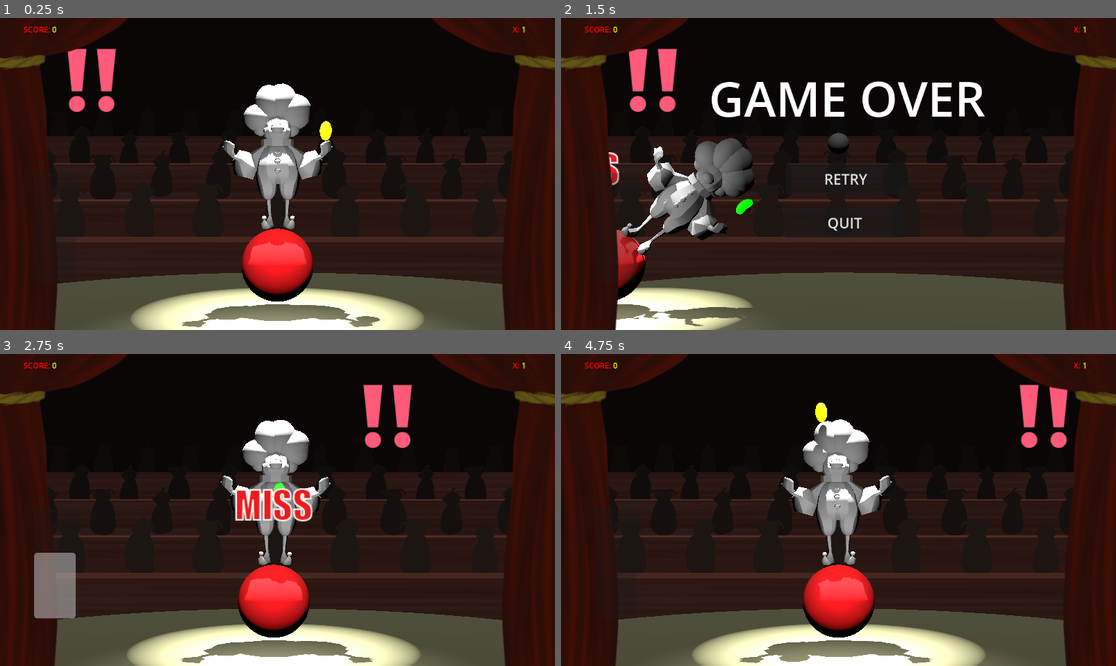
Above: before the commit, frames 1-4 (two rows, left to right).
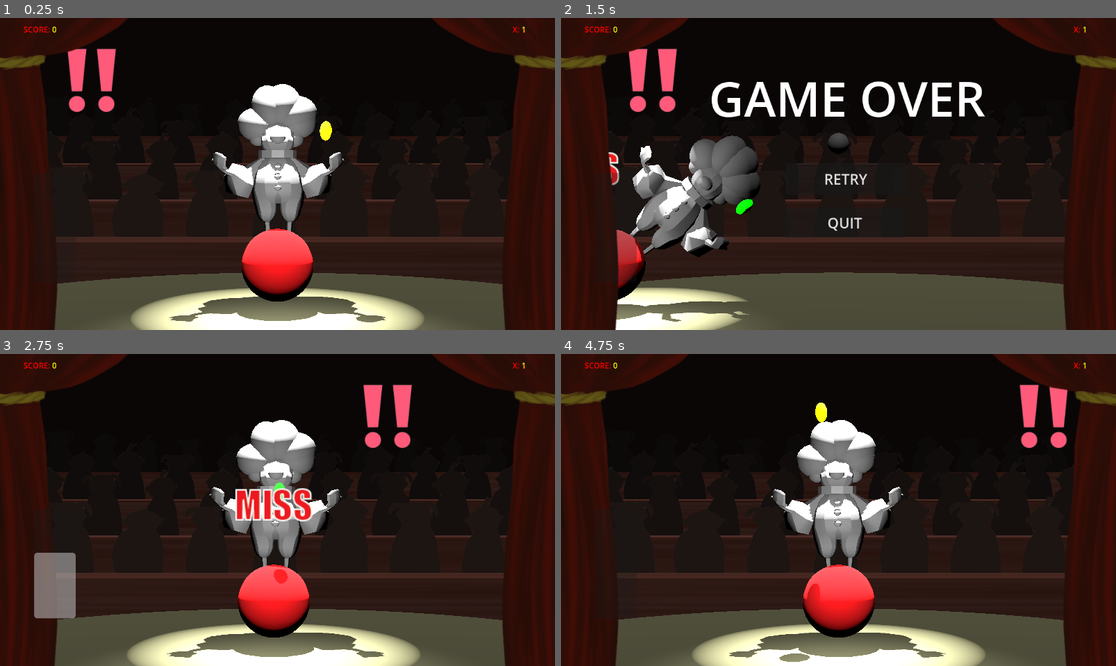
Above: after the commit, the same moments.

Repository: joseph-wardle/cute-clown-simulator
Game: Godot game, scene res://levels/stage/stage.tscn
The game is run twice, just before and just after one commit, with the same random seed, the same clock (stepped at 60 frames per second) and the same inputs.
Inputs:
- Up to frame 1 (0.25 s): no input
- Up to frame 2 (1.5 s): hold Right (tilt_right) 0.53-1.28 s; hold Space (beat) 0.53-1.28 s; hold Left (tilt_left) from 1.28 s (still down); tap Space (beat) at 1.35 s
- Up to frame 3 (2.75 s): release Left (tilt_left) at 2 s; click "RETRY" at 2 s
- Up to frame 4 (4.75 s): hold Space (beat) 2.78-3.53 s; hold Right (tilt_right) 2.78-4.25 s; tap Space (beat) at 3.6 s; click "RETRY" at 4.25 s

The runs differ from the first frame. In frame 1, 7.2% of the frame differs, in the area x 9-93%, y 20-100%; in frame 2, 5.6%; in frame 3, 6.2%; in frame 4, 7.2%.

Commit message:
Right before we have the animation push

Diff:
--- a/game_objects/ball/ball.gd
+++ b/game_objects/ball/ball.gd
@@ -40,7 +40,7 @@
 
 func check_for_fall() -> void:
 	if abs(lean_angle) >= max_lean_angle - 0.1:
-		print("CLOWN HAS FALLEN!!! REPEAT: CLOWN HAS FALLEN!!!")
+		print("")
 
 
 func update_visuals() -> void:
--- a/game_objects/ball/ball.tscn
+++ b/game_objects/ball/ball.tscn
@@ -23,8 +23,8 @@
 [node name="Clown" parent="." instance=ExtResource("2_fvkfu")]
 
 [node name="TimeKeepingBall" parent="Clown/ProjectileArch" index="1"]
-transform = Transform3D(-4.37114e-08, 0, -0.999947, 0, 0.999947, 0, 1, 0, -4.37091e-08, 0.104679, 0, 0)
-progress = 1.10468
+transform = Transform3D(-1.66233e-07, -0.991441, 0.13015, 5.0685e-08, -0.13015, -0.991441, 1, -1.58214e-07, 7.18864e-08, 0.99146, 0.0650591, 0)
+progress = 2.06562
 
 [connection signal="number_of_balls_changes" from="Clown/ProjectileArch" to="." method="_on_projectile_arch_number_of_balls_changes"]
 
--- a/game_objects/clown/clown.tscn
+++ b/game_objects/clown/clown.tscn
@@ -14,19 +14,19 @@
 transform = Transform3D(1, 0, 0, 0, 1, 0, 0, 0, 1, 0, 2, 0)
 shape = SubResource("CapsuleShape3D_dqbbu")
 
-[node name="ClownMesh" type="MeshInstance3D" parent="."]
-transform = Transform3D(0.110341, 0, 0, 0, 0.110341, 0, 0, 0, 0.110341, 0, 0.5, 0)
-mesh = ExtResource("2_lgt7w")
-
 [node name="ProjectileArch" parent="." instance=ExtResource("3_lgt7w")]
 transform = Transform3D(0.688124, 0, 0, 0, 1.12969, 0, 0, 0, 0.872359, 0, 1.5, 0.246)
 
 [node name="TimeKeepingBall" parent="ProjectileArch" index="1"]
-transform = Transform3D(7.09408e-08, 0.609123, 0.793009, 1.19747e-07, -0.793009, 0.609123, 1, 5.17491e-08, -1.29198e-07, -0.576343, 0.80736, 0)
-progress = 4.1845
+transform = Transform3D(-1.66233e-07, 0.991439, 0.13015, -5.0685e-08, -0.13015, 0.991439, 1, 1.58214e-07, 7.18863e-08, -0.986938, 0.0995027, 0)
+progress = 5.03204
 
 [node name="MeshInstance3D" parent="ProjectileArch/TimeKeepingBall" index="0"]
 script = ExtResource("4_qlgci")
+
+[node name="FunnyClownMan" type="MeshInstance3D" parent="."]
+transform = Transform3D(0.135, 0, 0, 0, 0.135, 0, 0, 0, 0.135, 0.00306602, 0.0836079, -0.280869)
+mesh = ExtResource("2_lgt7w")
 
 [connection signal="intro_changed" from="." to="ProjectileArch/TimeKeepingBall/MeshInstance3D" method="_on_clown_intro_changed"]
 [connection signal="level_changed" from="." to="ProjectileArch/RhythmCounter" method="_on_clown_level_changed"]
--- a/levels/stage/stage.tscn
+++ b/levels/stage/stage.tscn
@@ -211,6 +211,10 @@
 process_mode = 1
 transform = Transform3D(1.57555, 0, 0, 0, 1.57555, 0, 0, 0, 1.57555, 0, 1.07785, 0)
 
+[node name="TimeKeepingBall" parent="Clown/Clown/ProjectileArch" index="1"]
+transform = Transform3D(3.23327e-08, 0.13015, 0.991441, 8.66791e-08, -0.991441, 0.13015, 1, 8.17291e-08, -4.33373e-08, -0.239083, 0.968615, 0)
+progress = 3.80709
+
 [node name="InputIndicatorRemoteTransform" type="RemoteTransform3D" parent="Clown"]
 transform = Transform3D(1, 0, 0, 0, 1, 0, 0, 0, 1, 0, 1.27471, 0.989468)
 remote_path = NodePath("../../InputIndicator")
@@ -237,266 +241,266 @@
 [node name="Full_Audience" type="Node3D" parent="."]
 
 [node name="Basic_Audience" type="MeshInstance3D" parent="Full_Audience"]
-transform = Transform3D(2, 0, 0, 0, -8.74228e-08, -2, 0, 2, -8.74228e-08, 0, 1.39526, -11.7062)
+transform = Transform3D(3.34143, 0, 0, 0, -1.46058e-07, -3.34143, 0, 3.34143, -1.46058e-07, 0, 1.39526, -11.7062)
 mesh = SubResource("PlaneMesh_eecbs")
 surface_material_override/0 = SubResource("StandardMaterial3D_dmuvp")
 script = ExtResource("6_eecbs")
 
 [node name="Basic_Audience2" type="MeshInstance3D" parent="Full_Audience"]
-transform = Transform3D(2, 0, 0, 0, -8.74228e-08, -2, 0, 2, -8.74228e-08, 2.74485, 1.39526, -11.7062)
+transform = Transform3D(3.21049, 0, 0, 0, -1.40335e-07, -3.21049, 0, 3.21049, -1.40335e-07, 2.74485, 1.39526, -11.7062)
 mesh = SubResource("PlaneMesh_eecbs")
 surface_material_override/0 = SubResource("StandardMaterial3D_uwuu7")
 script = ExtResource("6_eecbs")
 
 [node name="Basic_Audience3" type="MeshInstance3D" parent="Full_Audience"]
-transform = Transform3D(2, 0, 0, 0, -8.74228e-08, -2, 0, 2, -8.74228e-08, 5.52672, 1.39526, -11.7062)
+transform = Transform3D(3.18106, 0, 0, 0, -1.39049e-07, -3.18106, 0, 3.18106, -1.39049e-07, 5.52672, 1.39526, -11.7062)
 mesh = SubResource("PlaneMesh_eecbs")
 surface_material_override/0 = SubResource("StandardMaterial3D_te3gs")
 script = ExtResource("6_eecbs")
 
 [node name="Basic_Audience4" type="MeshInstance3D" parent="Full_Audience"]
-transform = Transform3D(2, 0, 0, 0, -8.74228e-08, -2, 0, 2, -8.74228e-08, 8.25188, 1.39526, -11.7062)
+transform = Transform3D(3.31227, 0, 0, 0, -1.44784e-07, -3.31227, 0, 3.31227, -1.44784e-07, 8.25188, 1.39526, -11.7062)
 mesh = SubResource("PlaneMesh_eecbs")
 surface_material_override/0 = SubResource("StandardMaterial3D_dmuvp")
 script = ExtResource("6_eecbs")
 
 [node name="Basic_Audience6" type="MeshInstance3D" parent="Full_Audience"]
-transform = Transform3D(2, 0, 0, 0, -8.74228e-08, -2, 0, 2, -8.74228e-08, 11.0113, 1.39526, -11.7062)
+transform = Transform3D(3.30399, 0, 0, 0, -1.44422e-07, -3.30399, 0, 3.30399, -1.44422e-07, 11.0113, 1.39526, -11.7062)
 mesh = SubResource("PlaneMesh_eecbs")
 surface_material_override/0 = SubResource("StandardMaterial3D_uwuu7")
 script = ExtResource("6_eecbs")
 
 [node name="Basic_Audience7" type="MeshInstance3D" parent="Full_Audience"]
-transform = Transform3D(2, 0, 0, 0, -8.74228e-08, -2, 0, 2, -8.74228e-08, 13.7093, 1.39526, -11.7062)
+transform = Transform3D(3.64367, 0, 0, 0, -1.5927e-07, -3.64367, 0, 3.64367, -1.5927e-07, 13.7093, 1.39526, -11.7062)
 mesh = SubResource("PlaneMesh_eecbs")
 surface_material_override/0 = SubResource("StandardMaterial3D_wpslq")
 script = ExtResource("6_eecbs")
 
 [node name="Basic_Audience9" type="MeshInstance3D" parent="Full_Audience"]
-transform = Transform3D(2, 0, 0, 0, -8.74228e-08, -2, 0, 2, -8.74228e-08, -13.6468, 1.39526, -11.7062)
+transform = Transform3D(2.73942, 0, 0, 0, -1.19744e-07, -2.73942, 0, 2.73942, -1.19744e-07, -13.6468, 1.39526, -11.7062)
 mesh = SubResource("PlaneMesh_eecbs")
 surface_material_override/0 = SubResource("StandardMaterial3D_uwuu7")
 script = ExtResource("6_eecbs")
 
 [node name="Basic_Audience10" type="MeshInstance3D" parent="Full_Audience"]
-transform = Transform3D(2, 0, 0, 0, -8.74228e-08, -2, 0, 2, -8.74228e-08, -10.8649, 1.39526, -11.7062)
+transform = Transform3D(3.1443, 0, 0, 0, -1.37442e-07, -3.1443, 0, 3.1443, -1.37442e-07, -10.8649, 1.39526, -11.7062)
 mesh = SubResource("PlaneMesh_eecbs")
 surface_material_override/0 = SubResource("StandardMaterial3D_dmuvp")
 script = ExtResource("6_eecbs")
 
 [node name="Basic_Audience11" type="MeshInstance3D" parent="Full_Audience"]
-transform = Transform3D(2, 0, 0, 0, -8.74228e-08, -2, 0, 2, -8.74228e-08, -8.13976, 1.39526, -11.7062)
+transform = Transform3D(3.18457, 0, 0, 0, -1.39202e-07, -3.18457, 0, 3.18457, -1.39202e-07, -8.13976, 1.39526, -11.7062)
 mesh = SubResource("PlaneMesh_eecbs")
 surface_material_override/0 = SubResource("StandardMaterial3D_te3gs")
 script = ExtResource("6_eecbs")
 
 [node name="Basic_Audience13" type="MeshInstance3D" parent="Full_Audience"]
-transform = Transform3D(2, 0, 0, 0, -8.74228e-08, -2, 0, 2, -8.74228e-08, -5.38035, 1.39526, -11.7062)
+transform = Transform3D(3.45814, 0, 0, 0, -8.74228e-08, -2.4951, 0, 2, -1.09064e-07, -5.38035, 1.39526, -11.7062)
 mesh = SubResource("PlaneMesh_eecbs")
 surface_material_override/0 = SubResource("StandardMaterial3D_uwuu7")
 script = ExtResource("6_eecbs")
 
 [node name="Basic_Audience14" type="MeshInstance3D" parent="Full_Audience"]
-transform = Transform3D(2, 0, 0, 0, -8.74228e-08, -2, 0, 2, -8.74228e-08, -2.68233, 1.39526, -11.7062)
+transform = Transform3D(2.7062, 0, 0, 0, -1.23897e-07, -2.8608, 0, 2.83444, -1.2505e-07, -2.68233, 1.39526, -11.7062)
 mesh = SubResource("PlaneMesh_eecbs")
 surface_material_override/0 = SubResource("StandardMaterial3D_te3gs")
 script = ExtResource("6_eecbs")
 
 [node name="Basic_Audience5" type="MeshInstance3D" parent="Full_Audience"]
-transform = Transform3D(2, 0, 0, 0, -8.74228e-08, -2, 0, 2, -8.74228e-08, 0, 2.80896, -16.6644)
+transform = Transform3D(3.35513, 0, 0, 0, -1.46658e-07, -3.35513, 0, 3.35513, -1.46658e-07, 0, 2.80896, -16.6644)
 mesh = SubResource("PlaneMesh_eecbs")
 surface_material_override/0 = SubResource("StandardMaterial3D_n1eun")
 script = ExtResource("6_eecbs")
 
 [node name="Basic_Audience8" type="MeshInstance3D" parent="Full_Audience"]
-transform = Transform3D(2, 0, 0, 0, -8.74228e-08, -2, 0, 2, -8.74228e-08, 2.74485, 2.80896, -16.6644)
+transform = Transform3D(3.15969, 0, 0, 0, -1.38115e-07, -3.15969, 0, 3.15969, -1.38115e-07, 2.74485, 2.80896, -16.6644)
 mesh = SubResource("PlaneMesh_eecbs")
 surface_material_override/0 = SubResource("StandardMaterial3D_q242p")
 script = ExtResource("6_eecbs")
 
 [node name="Basic_Audience12" type="MeshInstance3D" parent="Full_Audience"]
-transform = Transform3D(2, 0, 0, 0, -8.74228e-08, -2, 0, 2, -8.74228e-08, 5.52672, 2.80896, -16.6644)
+transform = Transform3D(3.21892, 0, 0, 0, -1.40703e-07, -3.21892, 0, 3.21892, -1.40703e-07, 5.52672, 2.80896, -16.6644)
 mesh = SubResource("PlaneMesh_eecbs")
 surface_material_override/0 = SubResource("StandardMaterial3D_n1eun")
 script = ExtResource("6_eecbs")
 
 [node name="Basic_Audience15" type="MeshInstance3D" parent="Full_Audience"]
-transform = Transform3D(2, 0, 0, 0, -8.74228e-08, -2, 0, 2, -8.74228e-08, 8.25188, 2.80896, -16.6644)
+transform = Transform3D(3.77107, 0, 0, 0, -1.64839e-07, -3.77107, 0, 3.77107, -1.64839e-07, 8.25188, 2.80896, -16.6644)
 mesh = SubResource("PlaneMesh_eecbs")
 surface_material_override/0 = SubResource("StandardMaterial3D_wpslq")
 script = ExtResource("6_eecbs")
 
 [node name="Basic_Audience16" type="MeshInstance3D" parent="Full_Audience"]
-transform = Transform3D(2, 0, 0, 0, -8.74228e-08, -2, 0, 2, -8.74228e-08, 11.0113, 2.80896, -16.6644)
+transform = Transform3D(3.44017, 0, 0, 0, -1.50375e-07, -3.44017, 0, 3.44017, -1.50375e-07, 11.0113, 2.80896, -16.6644)
 mesh = SubResource("PlaneMesh_eecbs")
 surface_material_override/0 = SubResource("StandardMaterial3D_q242p")
 script = ExtResource("6_eecbs")
 
 [node name="Basic_Audience17" type="MeshInstance3D" parent="Full_Audience"]
-transform = Transform3D(2, 0, 0, 0, -8.74228e-08, -2, 0, 2, -8.74228e-08, 13.7093, 2.80896, -16.6644)
+transform = Transform3D(2.86927, 0, 0, 0, -1.2542e-07, -2.86927, 0, 2.86927, -1.2542e-07, 13.7093, 2.80896, -16.6644)
 mesh = SubResource("PlaneMesh_eecbs")
 surface_material_override/0 = SubResource("StandardMaterial3D_n1eun")
 script = ExtResource("6_eecbs")
 
 [node name="Basic_Audience18" type="MeshInstance3D" parent="Full_Audience"]
-transform = Transform3D(2, 0, 0, 0, -8.74228e-08, -2, 0, 2, -8.74228e-08, -13.6468, 2.80896, -16.6644)
+transform = Transform3D(3.07264, 0, 0, 0, -1.34309e-07, -3.07264, 0, 3.07264, -1.34309e-07, -13.6468, 2.80896, -16.6644)
 material_override = SubResource("StandardMaterial3D_oreq5")
 mesh = SubResource("PlaneMesh_eecbs")
 surface_material_override/0 = SubResource("StandardMaterial3D_1qtcg")
 script = ExtResource("6_eecbs")
 
 [node name="Basic_Audience19" type="MeshInstance3D" parent="Full_Audience"]
-transform = Transform3D(2, 0, 0, 0, -8.74228e-08, -2, 0, 2, -8.74228e-08, -10.8649, 2.80896, -16.6644)
+transform = Transform3D(3.26867, 0, 0, 0, -1.42878e-07, -3.26867, 0, 3.26867, -1.42878e-07, -10.8649, 2.80896, -16.6644)
 mesh = SubResource("PlaneMesh_eecbs")
 surface_material_override/0 = SubResource("StandardMaterial3D_q242p")
 script = ExtResource("6_eecbs")
 
 [node name="Basic_Audience20" type="MeshInstance3D" parent="Full_Audience"]
-transform = Transform3D(2, 0, 0, 0, -8.74228e-08, -2, 0, 2, -8.74228e-08, -8.13976, 2.80896, -16.6644)
+transform = Transform3D(3.05076, 0, 0, 0, -1.33353e-07, -3.05076, 0, 3.05076, -1.33353e-07, -8.13976, 2.80896, -16.6644)
 mesh = SubResource("PlaneMesh_eecbs")
 surface_material_override/0 = SubResource("StandardMaterial3D_n1eun")
 script = ExtResource("6_eecbs")
 
 [node name="Basic_Audience21" type="MeshInstance3D" parent="Full_Audience"]
-transform = Transform3D(2, 0, 0, 0, -8.74228e-08, -2, 0, 2, -8.74228e-08, -5.38035, 2.80896, -16.6644)
+transform = Transform3D(3.24367, 0, 0, 0, -1.41785e-07, -3.24367, 0, 3.24367, -1.41785e-07, -5.38035, 2.80896, -16.6644)
 mesh = SubResource("PlaneMesh_eecbs")
 surface_material_override/0 = SubResource("StandardMaterial3D_wpslq")
 script = ExtResource("6_eecbs")
 
 [node name="Basic_Audience22" type="MeshInstance3D" parent="Full_Audience"]
-transform = Transform3D(2, 0, 0, 0, -8.74228e-08, -2, 0, 2, -8.74228e-08, -2.68233, 2.80896, -16.6644)
+transform = Transform3D(3.15673, 0, 0, 0, -1.37985e-07, -3.15673, 0, 3.15673, -1.37985e-07, -2.68233, 2.80896, -16.6644)
 mesh = SubResource("PlaneMesh_eecbs")
 surface_material_override/0 = SubResource("StandardMaterial3D_q242p")
 script = ExtResource("6_eecbs")
 
 [node name="Basic_Audience23" type="MeshInstance3D" parent="Full_Audience"]
-transform = Transform3D(2, 0, 0, 0, -8.74228e-08, -2, 0, 2, -8.74228e-08, 0, 4.21646, -22.1527)
+transform = Transform3D(3.26581, 0, 0, 0, -1.42753e-07, -3.26581, 0, 3.26581, -1.42753e-07, 0, 4.21646, -22.1527)
 mesh = SubResource("PlaneMesh_eecbs")
 surface_material_override/0 = SubResource("StandardMaterial3D_udfgr")
 script = ExtResource("6_eecbs")
 
 [node name="Basic_Audience24" type="MeshInstance3D" parent="Full_Audience"]
-transform = Transform3D(2, 0, 0, 0, -8.74228e-08, -2, 0, 2, -8.74228e-08, 2.74485, 4.21646, -22.1527)
+transform = Transform3D(3.19207, 0, 0, 0, -1.3953e-07, -3.19207, 0, 3.19207, -1.3953e-07, 2.74485, 4.21646, -22.1527)
 mesh = SubResource("PlaneMesh_eecbs")
 surface_material_override/0 = SubResource("StandardMaterial3D_71nm2")
 script = ExtResource("6_eecbs")
 
 [node name="Basic_Audience25" type="MeshInstance3D" parent="Full_Audience"]
-transform = Transform3D(2, 0, 0, 0, -8.74228e-08, -2, 0, 2, -8.74228e-08, 5.52672, 4.21646, -22.1527)
+transform = Transform3D(3.38877, 0, 0, 0, -1.48128e-07, -3.38877, 0, 3.38877, -1.48128e-07, 5.52672, 4.21646, -22.1527)
 mesh = SubResource("PlaneMesh_eecbs")
 surface_material_override/0 = SubResource("StandardMaterial3D_trd32")
 script = ExtResource("6_eecbs")
 
 [node name="Basic_Audience26" type="MeshInstance3D" parent="Full_Audience"]
-transform = Transform3D(2, 0, 0, 0, -8.74228e-08, -2, 0, 2, -8.74228e-08, 8.25188, 4.21646, -22.1527)
+transform = Transform3D(3.45867, 0, 0, 0, -1.51183e-07, -3.45867, 0, 3.45867, -1.51183e-07, 8.25188, 4.21646, -22.1527)
 mesh = SubResource("PlaneMesh_eecbs")
 surface_material_override/0 = SubResource("StandardMaterial3D_udfgr")
 script = ExtResource("6_eecbs")
 
 [node name="Basic_Audience27" type="MeshInstance3D" parent="Full_Audience"]
-transform = Transform3D(2, 0, 0, 0, -8.74228e-08, -2, 0, 2, -8.74228e-08, 11.0113, 4.21646, -22.1527)
+transform = Transform3D(3.04557, 0, 0, 0, -1.33126e-07, -3.04557, 0, 3.04557, -1.33126e-07, 11.0113, 4.21646, -22.1527)
 mesh = SubResource("PlaneMesh_eecbs")
 surface_material_override/0 = SubResource("StandardMaterial3D_71nm2")
 script = ExtResource("6_eecbs")
 
 [node name="Basic_Audience28" type="MeshInstance3D" parent="Full_Audience"]
-transform = Transform3D(2, 0, 0, 0, -8.74228e-08, -2, 0, 2, -8.74228e-08, 13.7093, 4.21646, -22.1527)
+transform = Transform3D(2.98478, 0, 0, 0, -1.30469e-07, -2.98478, 0, 2.98478, -1.30469e-07, 13.7093, 4.21646, -22.1527)
 mesh = SubResource("PlaneMesh_eecbs")
 surface_material_override/0 = SubResource("StandardMaterial3D_trd32")
 script = ExtResource("6_eecbs")
 
 [node name="Basic_Audience29" type="MeshInstance3D" parent="Full_Audience"]
-transform = Transform3D(2, 0, 0, 0, -8.74228e-08, -2, 0, 2, -8.74228e-08, -13.6468, 4.21646, -22.1527)
+transform = Transform3D(3.78039, 0, 0, 0, -1.65246e-07, -3.78039, 0, 3.78039, -1.65246e-07, -13.6468, 4.21646, -22.1527)
 mesh = SubResource("PlaneMesh_eecbs")
 surface_material_override/0 = SubResource("StandardMaterial3D_udfgr")
 script = ExtResource("6_eecbs")
 
 [node name="Basic_Audience30" type="MeshInstance3D" parent="Full_Audience"]
-transform = Transform3D(2, 0, 0, 0, -8.74228e-08, -2, 0, 2, -8.74228e-08, -10.8649, 4.21646, -22.1527)
+transform = Transform3D(2.99536, 0, 0, 0, -1.30931e-07, -2.99536, 0, 2.99536, -1.30931e-07, -10.8649, 4.21646, -22.1527)
 mesh = SubResource("PlaneMesh_eecbs")
 surface_material_override/0 = SubResource("StandardMaterial3D_trd32")
 script = ExtResource("6_eecbs")
 
 [node name="Basic_Audience31" type="MeshInstance3D" parent="Full_Audience"]
-transform = Transform3D(2, 0, 0, 0, -8.74228e-08, -2, 0, 2, -8.74228e-08, -8.13976, 4.21646, -22.1527)
+transform = Transform3D(3.80356, 0, 0, 0, -1.66259e-07, -3.80356, 0, 3.80356, -1.66259e-07, -8.13976, 4.21646, -22.1527)
 mesh = SubResource("PlaneMesh_eecbs")
 surface_material_override/0 = SubResource("StandardMaterial3D_udfgr")
 script = ExtResource("6_eecbs")
 
 [node name="Basic_Audience32" type="MeshInstance3D" parent="Full_Audience"]
-transform = Transform3D(2, 0, 0, 0, -8.74228e-08, -2, 0, 2, -8.74228e-08, -5.38035, 4.21646, -22.1527)
+transform = Transform3D(3.07295, 0, 0, 0, -1.34323e-07, -3.07295, 0, 3.07295, -1.34323e-07, -5.38035, 4.21646, -22.1527)
 mesh = SubResource("PlaneMesh_eecbs")
 surface_material_override/0 = SubResource("StandardMaterial3D_71nm2")
 script = ExtResource("6_eecbs")
 
 [node name="Basic_Audience33" type="MeshInstance3D" parent="Full_Audience"]
-transform = Transform3D(2, 0, 0, 0, -8.74228e-08, -2, 0, 2, -8.74228e-08, -2.68233, 4.21646, -22.1527)
+transform = Transform3D(2.96896, 0, 0, 0, -1.29777e-07, -2.96896, 0, 2.96896, -1.29777e-07, -2.68233, 4.21646, -22.1527)
 mesh = SubResource("PlaneMesh_eecbs")
 surface_material_override/0 = SubResource("StandardMaterial3D_trd32")
 script = ExtResource("6_eecbs")
 
 [node name="Basic_Audience34" type="MeshInstance3D" parent="Full_Audience"]
-transform = Transform3D(2, 0, 0, 0, -8.74228e-08, -2, 0, 2, -8.74228e-08, 0, 5.86668, -27.1209)
+transform = Transform3D(2.96503, 0, 0, 0, -1.29606e-07, -2.96503, 0, 2.96503, -1.29606e-07, 0, 5.86668, -27.1209)
 mesh = SubResource("PlaneMesh_eecbs")
 surface_material_override/0 = SubResource("StandardMaterial3D_qsr8o")
 script = ExtResource("6_eecbs")
 
 [node name="Basic_Audience35" type="MeshInstance3D" parent="Full_Audience"]
-transform = Transform3D(2, 0, 0, 0, -8.74228e-08, -2, 0, 2, -8.74228e-08, 2.74485, 5.86668, -27.1209)
+transform = Transform3D(2.8973, 0, 0, 0, -1.26645e-07, -2.8973, 0, 2.8973, -1.26645e-07, 2.74485, 5.86668, -27.1209)
 mesh = SubResource("PlaneMesh_eecbs")
 surface_material_override/0 = SubResource("StandardMaterial3D_qwrpd")
 script = ExtResource("6_eecbs")
 
 [node name="Basic_Audience36" type="MeshInstance3D" parent="Full_Audience"]
-transform = Transform3D(2, 0, 0, 0, -8.74228e-08, -2, 0, 2, -8.74228e-08, 5.52672, 5.86668, -27.1209)
+transform = Transform3D(2.66651, 0, 0, 0, -1.16557e-07, -2.66651, 0, 2.66651, -1.16557e-07, 5.52672, 5.86668, -27.1209)
 mesh = SubResource("PlaneMesh_eecbs")
 surface_material_override/0 = SubResource("StandardMaterial3D_rh63e")
 script = ExtResource("6_eecbs")
 
 [node name="Basic_Audience37" type="MeshInstance3D" parent="Full_Audience"]
-transform = Transform3D(2, 0, 0, 0, -8.74228e-08, -2, 0, 2, -8.74228e-08, 8.25188, 5.86668, -27.1209)
+transform = Transform3D(2.71096, 0, 0, 0, -1.185e-07, -2.71096, 0, 2.71096, -1.185e-07, 8.25188, 5.86668, -27.1209)
 mesh = SubResource("PlaneMesh_eecbs")
 surface_material_override/0 = SubResource("StandardMaterial3D_qsr8o")
 script = ExtResource("6_eecbs")
 
 [node name="Basic_Audience38" type="MeshInstance3D" parent="Full_Audience"]
-transform = Transform3D(2, 0, 0, 0, -8.74228e-08, -2, 0, 2, -8.74228e-08, 11.0113, 5.86668, -27.1209)
+transform = Transform3D(2.8623, 0, 0, 0, -1.25115e-07, -2.8623, 0, 2.8623, -1.25115e-07, 11.0113, 5.86668, -27.1209)
 mesh = SubResource("PlaneMesh_eecbs")
 surface_material_override/0 = SubResource("StandardMaterial3D_qwrpd")
 script = ExtResource("6_eecbs")
 
 [node name="Basic_Audience39" type="MeshInstance3D" parent="Full_Audience"]
-transform = Transform3D(2, 0, 0, 0, -8.74228e-08, -2, 0, 2, -8.74228e-08, 13.7093, 5.86668, -27.1209)
+transform = Transform3D(2.74292, 0, 0, 0, -1.19897e-07, -2.74292, 0, 2.74292, -1.19897e-07, 13.7093, 5.86668, -27.1209)
 mesh = SubResource("PlaneMesh_eecbs")
 surface_material_override/0 = SubResource("StandardMaterial3D_qsr8o")
 script = ExtResource("6_eecbs")
 
 [node name="Basic_Audience40" type="MeshInstance3D" parent="Full_Audience"]
-transform = Transform3D(2, 0, 0, 0, -8.74228e-08, -2, 0, 2, -8.74228e-08, -13.6468, 5.86668, -27.1209)
+transform = Transform3D(3.44956, 0, 0, 0, -1.50785e-07, -3.44956, 0, 3.44956, -1.50785e-07, -13.6468, 5.86668, -27.1209)
 mesh = SubResource("PlaneMesh_eecbs")
 surface_material_override/0 = SubResource("StandardMaterial3D_qsr8o")
 script = ExtResource("6_eecbs")
 
 [node name="Basic_Audience41" type="MeshInstance3D" parent="Full_Audience"]
-transform = Transform3D(2, 0, 0, 0, -8.74228e-08, -2, 0, 2, -8.74228e-08, -10.8649, 5.86668, -27.1209)
+transform = Transform3D(2.94915, 0, 0, 0, -1.28912e-07, -2.94915, 0, 2.94915, -1.28912e-07, -10.8649, 5.86668, -27.1209)
 mesh = SubResource("PlaneMesh_eecbs")
 surface_material_override/0 = SubResource("StandardMaterial3D_rh63e")
 script = ExtResource("6_eecbs")
 
 [node name="Basic_Audience42" type="MeshInstance3D" parent="Full_Audience"]
-transform = Transform3D(2, 0, 0, 0, -8.74228e-08, -2, 0, 2, -8.74228e-08, -8.13976, 5.86668, -27.1209)
+transform = Transform3D(2.888, 0, 0, 0, -1.26238e-07, -2.888, 0, 2.888, -1.26238e-07, -8.13976, 5.86668, -27.1209)
 mesh = SubResource("PlaneMesh_eecbs")
 surface_material_override/0 = SubResource("StandardMaterial3D_qwrpd")
 script = ExtResource("6_eecbs")
 
 [node name="Basic_Audience43" type="MeshInstance3D" parent="Full_Audience"]
-transform = Transform3D(2, 0, 0, 0, -8.74228e-08, -2, 0, 2, -8.74228e-08, -5.38035, 5.86668, -27.1209)
+transform = Transform3D(2.66674, 0, 0, 0, -1.16567e-07, -2.66674, 0, 2.66674, -1.16567e-07, -5.38035, 5.86668, -27.1209)
 mesh = SubResource("PlaneMesh_eecbs")
 surface_material_override/0 = SubResource("StandardMaterial3D_qsr8o")
 script = ExtResource("6_eecbs")
 
 [node name="Basic_Audience44" type="MeshInstance3D" parent="Full_Audience"]
-transform = Transform3D(2, 0, 0, 0, -8.74228e-08, -2, 0, 2, -8.74228e-08, -2.68233, 5.86668, -27.1209)
+transform = Transform3D(2.86192, 0, 0, 0, -1.25099e-07, -2.86192, 0, 2.86192, -1.25099e-07, -2.68233, 5.86668, -27.1209)
 mesh = SubResource("PlaneMesh_eecbs")
 surface_material_override/0 = SubResource("StandardMaterial3D_rh63e")
 script = ExtResource("6_eecbs")
@@ -662,3 +666,5 @@
 [connection signal="area_entered" from="Bounding_Right" to="Control/CrowdMeter" method="_on_bounding_right_area_entered"]
 
 [editable path="Clown"]
+[editable path="Clown/Clown"]
+[editable path="Clown/Clown/ProjectileArch"]
